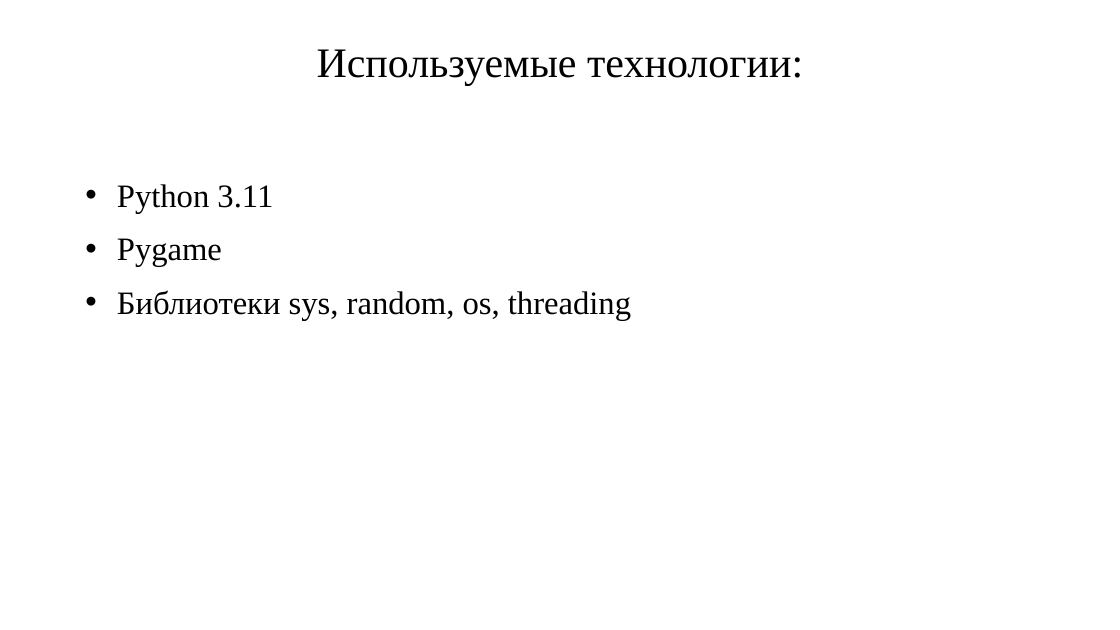
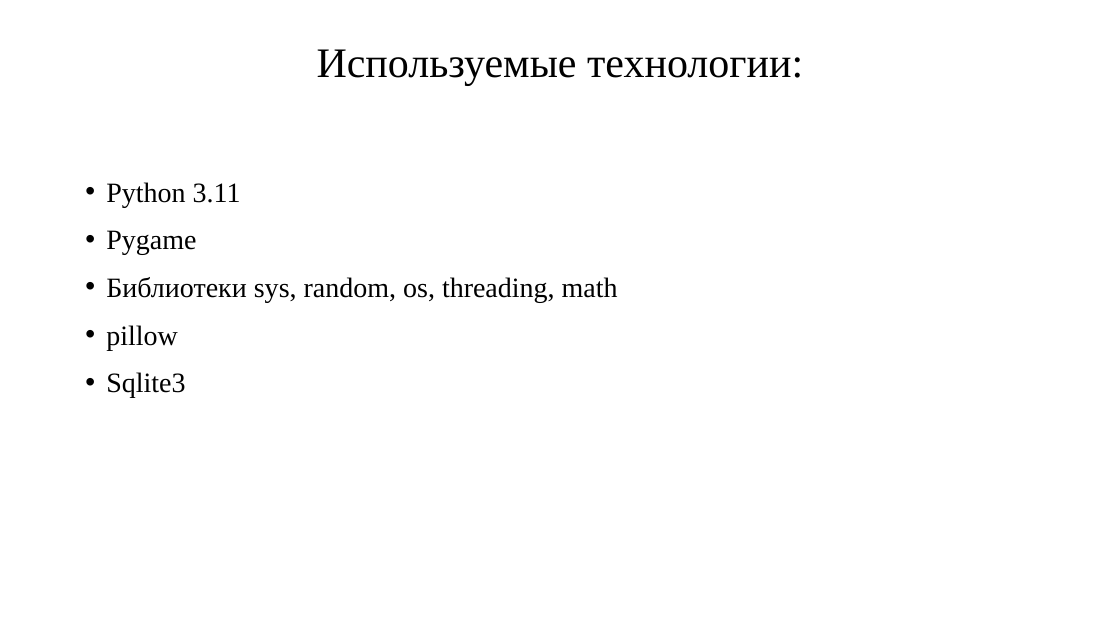
Before and after one commit to LeonKorolev2304/Cube, a slide deck: slide 7 of Презентация.pptx (slide 5 before the commit). Drawn at 1120x630 pixels with LibreOffice and Linux fonts; fonts in the diff are those of the drawing. Boxes give left, top, right and bottom in pixels: in the first picture for what was removed or moved away, otherwise in the second. Text is boxed around its words. In the diff, an @@ line names an element or a change of style, - is before the commit and + after.

```diff
--- a/Презентация.pptx
+++ b/Презентация.pptx
@@ text at (x1=106, y1=182, x2=241, y2=255): size 28 to 24 pt in "Python 3.11", "Pygame"; indent changed @@
@@ text at (x1=106, y1=277, x2=618, y2=398): text changed; size 28 to 24 pt @@
-• Библиотеки sys, random, os, threading
+• Библиотеки sys, random, os, threading, math
+• pillow
+• Sqlite3
```
Also in this commit, not shown: 2 other slides changed, 2 slides added, 10 other files.
